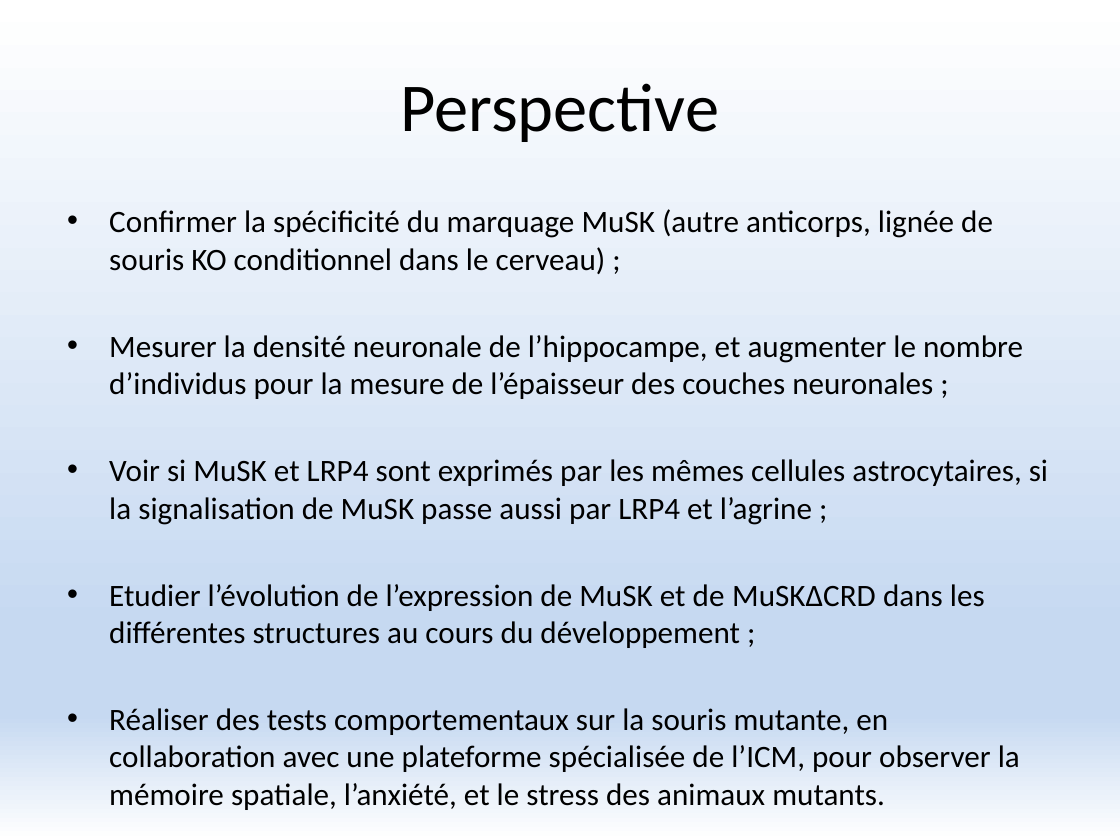
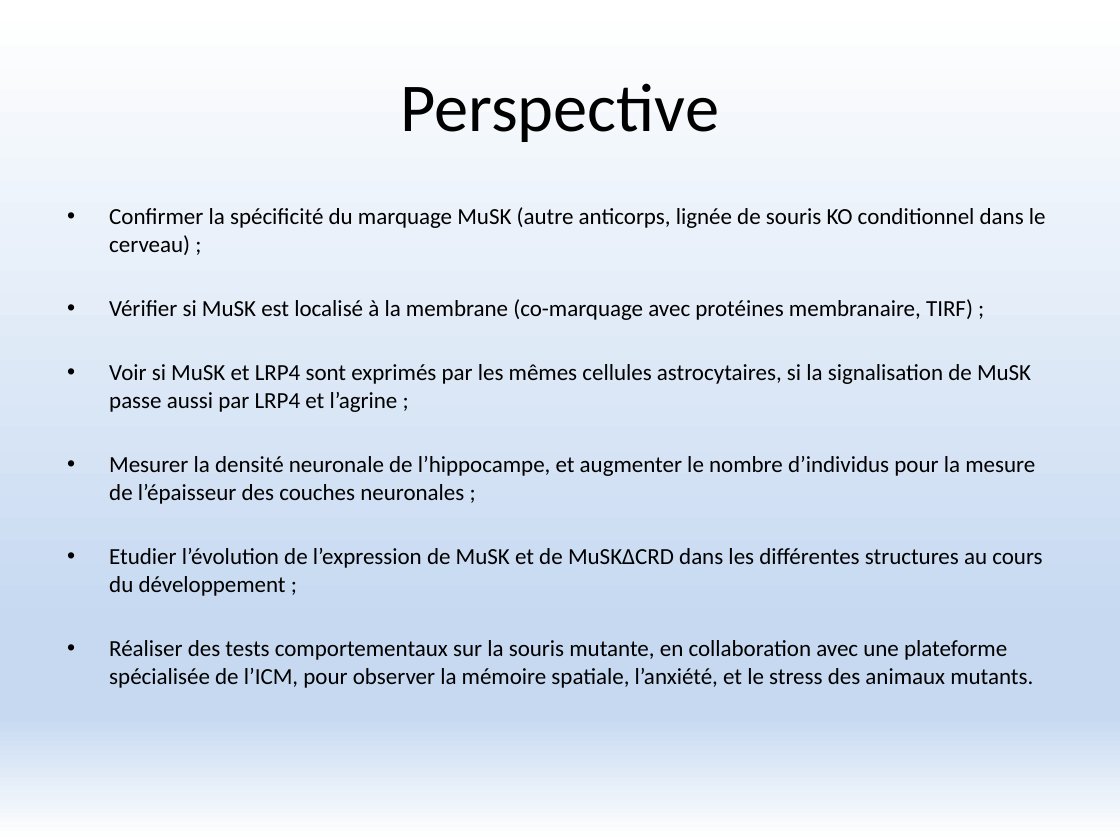
Before and after one commit to FlorentKl/rapport-m2, a slide deck: slide 16 of Présentation Oral.pptx. Drawn at 1120x840 pixels with LibreOffice and Linux fonts; fonts in the diff are those of the drawing. Boxes give left, top, right and bottom in pixels: in the first picture for what was removed or moved away, otherwise in the second. Text is boxed around its words. In the diff, an @@ line names an element or a change of style, - is before the commit and + after.

```diff
--- a/Présentation Oral.pptx
+++ b/Présentation Oral.pptx
@@ text at [109,207,1046,688]: size 20 to 14.8 pt in "Confirmer la spécificité du marquage MuSK (autre ...", "Mesurer la densité neuronale de l’hippocampe, et ...", "Etudier l’évolution de l’expression de MuSK et ...", "Réaliser des tests comportementaux sur la souris ..."; less space between paragraphs @@
@@ text at [109,299,1031,412]: paragraphs added @@
+• Vérifier si MuSK est localisé à la membrane (co-marquage avec protéines membranaire, TIRF) ;
+• Voir si MuSK et LRP4 sont exprimés par les mêmes cellules astrocytaires, si la signalisation de MuSK passe aussi par LRP4 et l’agrine ;
@@ text at [109,459,1048,525]: paragraph removed @@
-• Voir si MuSK et LRP4 sont exprimés par les mêmes cellules astrocytaires, si la signalisation de MuSK passe aussi par LRP4 et l’agrine ;
```
Also in this commit, not shown: 11 other slides changed.
